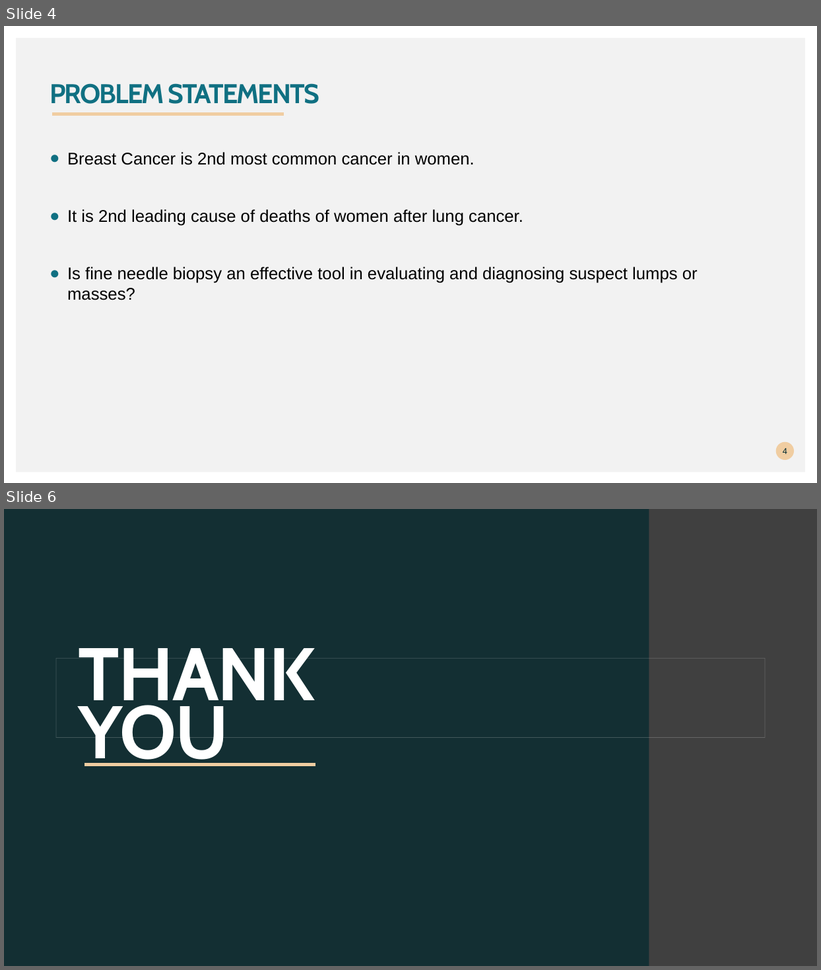
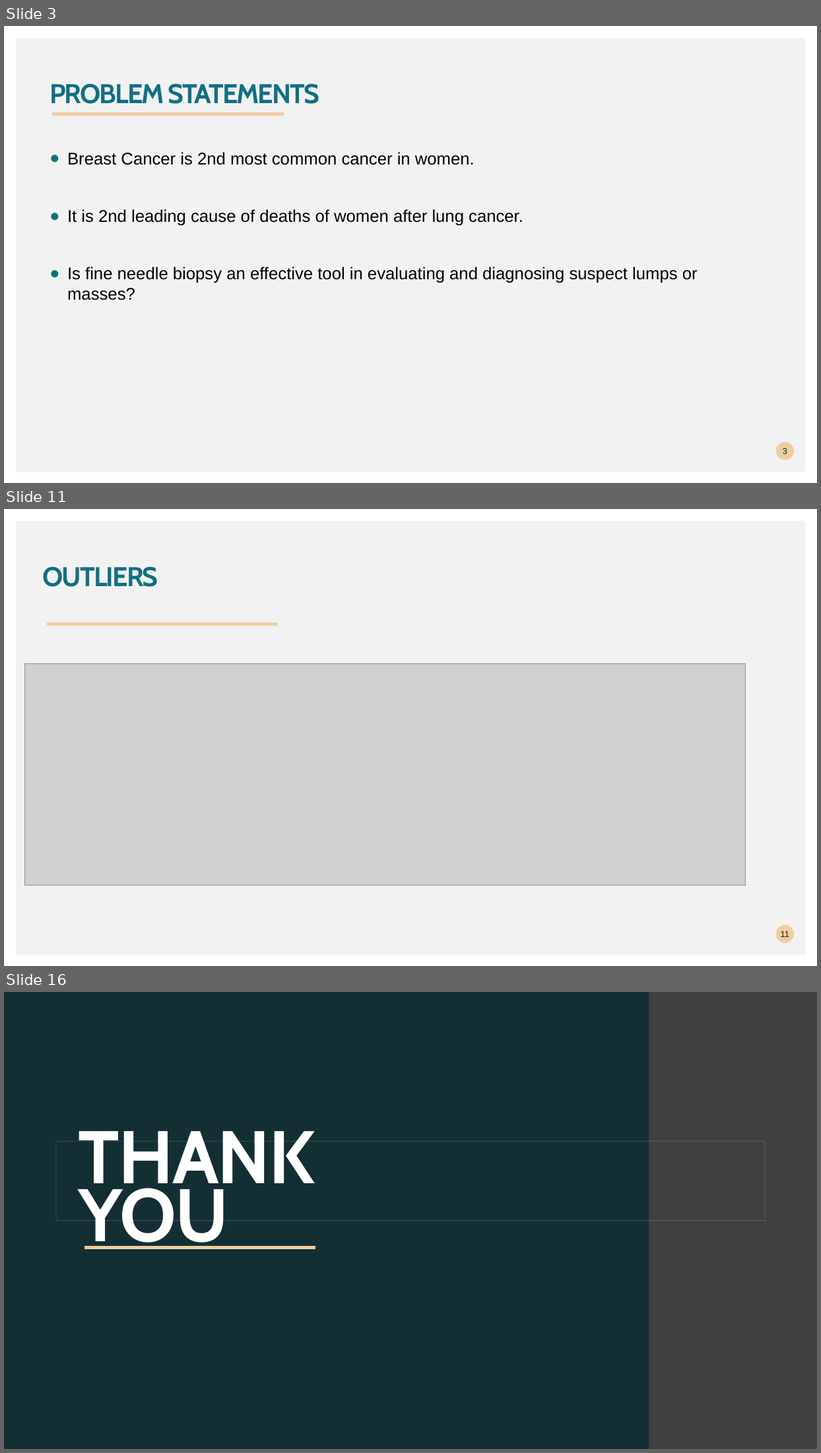
Before and after one commit to saurabhbiswas1985/Predictive-Analytics-Project, a slide deck: Breast cancer prediction.pptx. Shown one above the other, each under a label of ours: slides 4 and 6 before the commit, slides 3, 11 and 16 after it; the slides between them are not shown. The pictures are 821x970 and 821x1453 pixels, drawn with LibreOffice and Linux fonts; fonts in the diff are those of the drawing; grey boxes stand for pictures; background and template pictures are left out. Boxes give left, top, right and bottom in pixels: in the first picture for what was removed or moved away, otherwise in the second. Text is boxed around its words. In the diff, an @@ line names an element or a change of style, - is before the commit and + after.

```diff
--- a/Breast cancer prediction.pptx
+++ b/Breast cancer prediction.pptx
@@ slide 11 added at <box>4,509,817,966</box>, background #FFFFFF; not listed: 1 template element that a slide beside it also shows @@
@@ title added at <box>43,566,158,587</box>, 32 pt, text #107082, bold @@
+OUTLIERS
@@ freeform shape added at <box>47,621,279,625</box>, outline #F0CDA1 4.32 pt @@
@@ picture added at <box>25,664,746,885</box> @@
@@ page number added at <box>776,925,795,944</box>, fill #F0CDA1, 10 pt, text #00292E @@
+11
@@ what was slide 4 is now slide 3 @@
@@ page number at <box>783,448,787,454</box>: text changed @@
-4
+3
@@ what was slide 6 is now slide 16 @@
```
Also in this commit, not shown: 2 slides changed, 10 other slides added, 1 slide removed, 1 other file.
